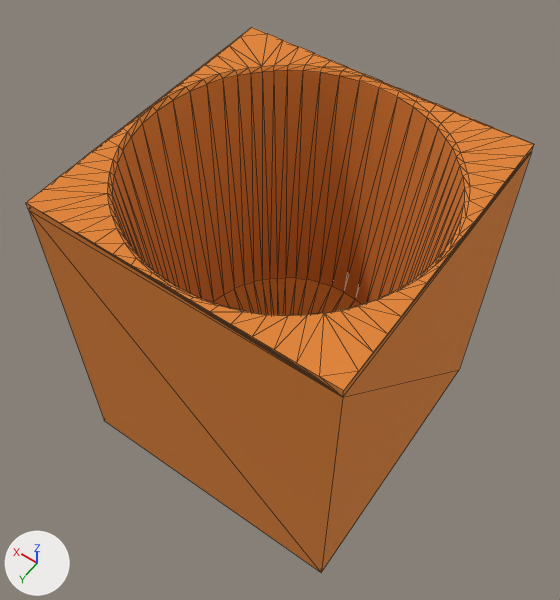
The glTF model assets/glb/basic_cup.glb, before and after one commit.
The view is the same before and after, from a 50 mm lens placed at (-3.19, 4.61, 7.29), pointed at (0.09, 0.02, 0.07). The lights are fixed; the arrows at lower left show +X, +Y and +Z. Mesh edges are drawn as thin lines. Where no turn or scale is listed for an object, it has been applied to the vertices.

Names of what the first picture shows: 'cup'.
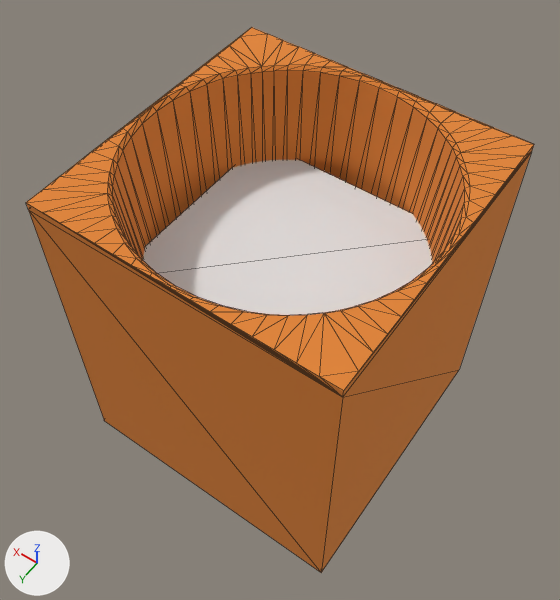
Boxes [x1, y1, x2, y2] around the edits, measured in the pictures (560 x 600 px):
'cup_sensor', added
    after: [143, 160, 432, 315]

The change, as a list of edits to the scene's bpy script:
```text
Add me_cup_sensor:
    me_cup_sensor.from_pydata([(-1.37, -1.37, 0.0), (1.37, -1.37, 0.0), (-1.37, 1.37, 0.0), (1.37, 1.37, 0.0)], [], [(0, 1, 3), (0, 3, 2)])
Add ob_cup_sensor:
    ob_cup_sensor = bpy.data.objects.new('cup_sensor', me_cup_sensor)
    ob_cup_sensor.location = (0.0, 0.0, 0.87)
```
